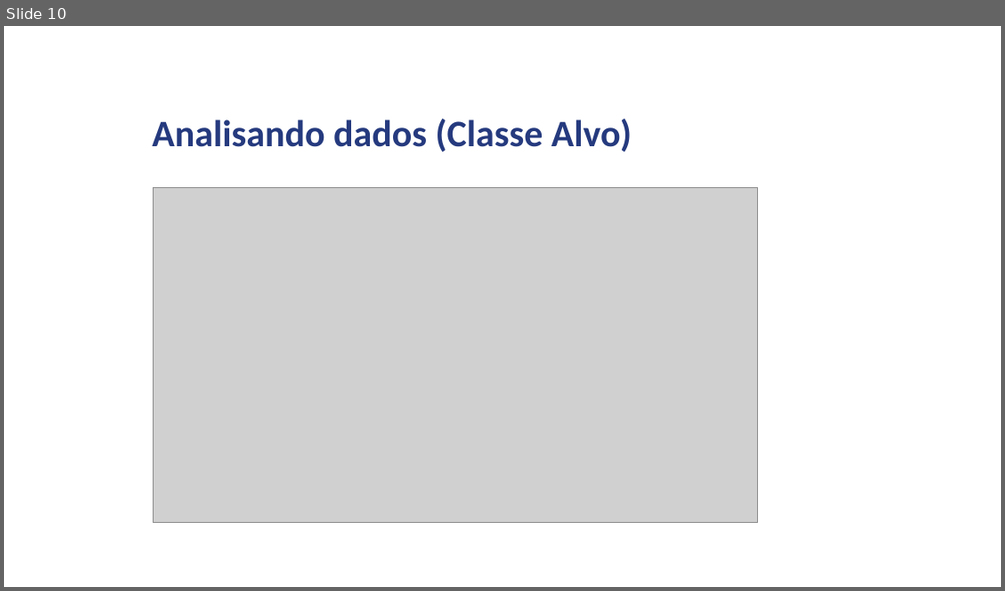
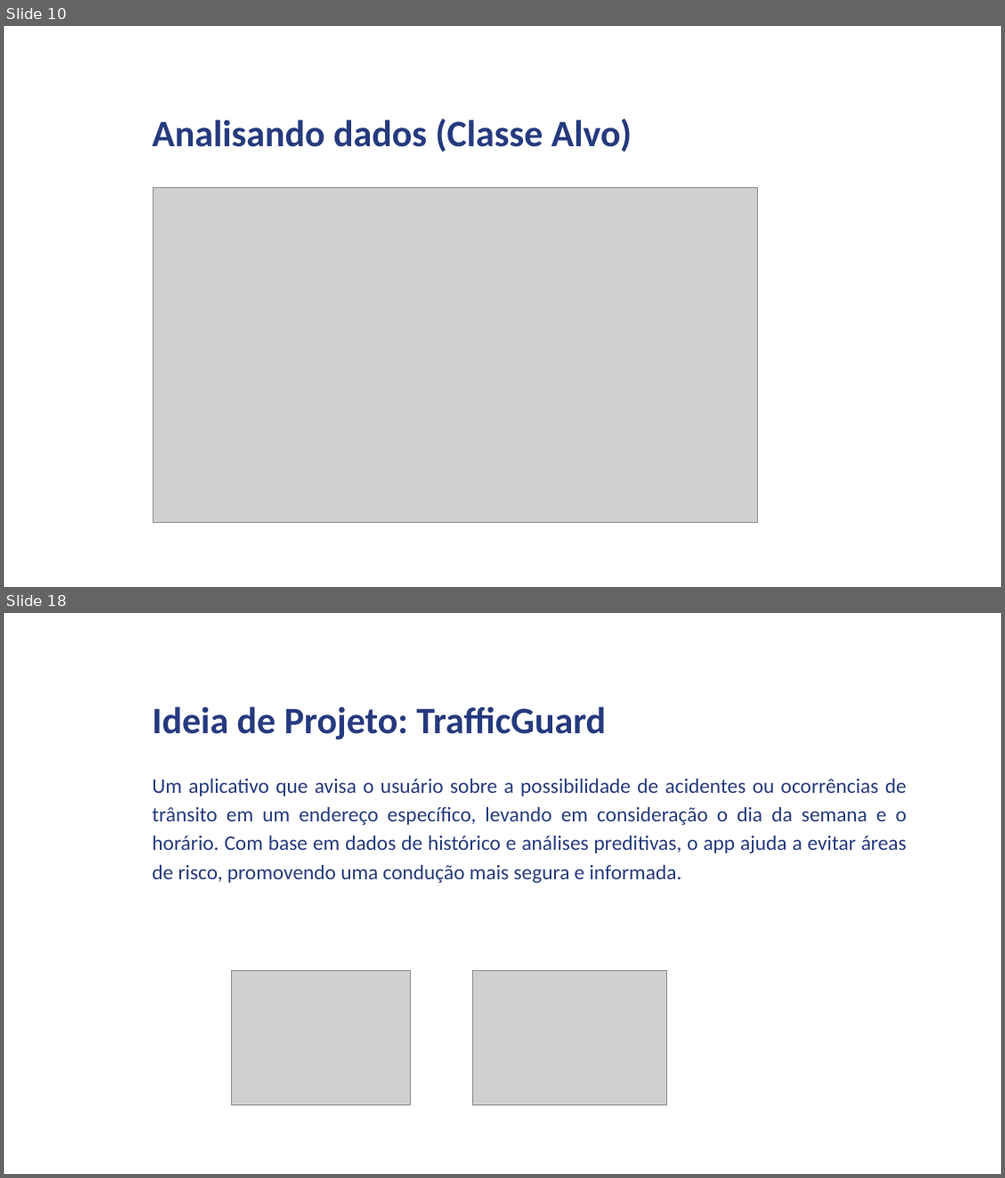
Before and after one commit to IgorCassolli/trabalho-pyspark, a slide deck: Apresentacao.pptx. Shown one above the other, each under a label of ours: slide 10 before the commit, slides 10 and 18 after it; the slides between them are not shown. The pictures are 1005x591 and 1005x1178 pixels, drawn with LibreOffice and Linux fonts; fonts in the diff are those of the drawing; grey boxes stand for pictures; background and template pictures are left out. Boxes give left, top, right and bottom in pixels: in the first picture for what was removed or moved away, otherwise in the second. Text is boxed around its words. In the diff, an @@ line names an element or a change of style, - is before the commit and + after.

```diff
--- a/Apresentacao.pptx
+++ b/Apresentacao.pptx
@@ slide 18 added at (4,613,1001,1174), background picture (left out) @@
@@ text added at (152,706,606,739), 36 pt, text #253A7E, bold @@
+Ideia de Projeto: TrafficGuard
@@ text added at (152,778,906,883), 20 pt, text #253A7E @@
+Um aplicativo que avisa o usuário sobre a possibilidade de acidentes ou ocorrências de trânsito em um endereço específico, levando em consideração o dia da semana e o horário. Com base em dados de histórico e análises preditivas, o app ajuda a evitar áreas de risco, promovendo uma condução mais segura e informada.
@@ picture added at (231,971,411,1105) @@
@@ picture added at (472,971,666,1105) @@
```
Also in this commit, not shown: 8 slides changed, 3 other slides added, 2 slides removed, 10 other files.
